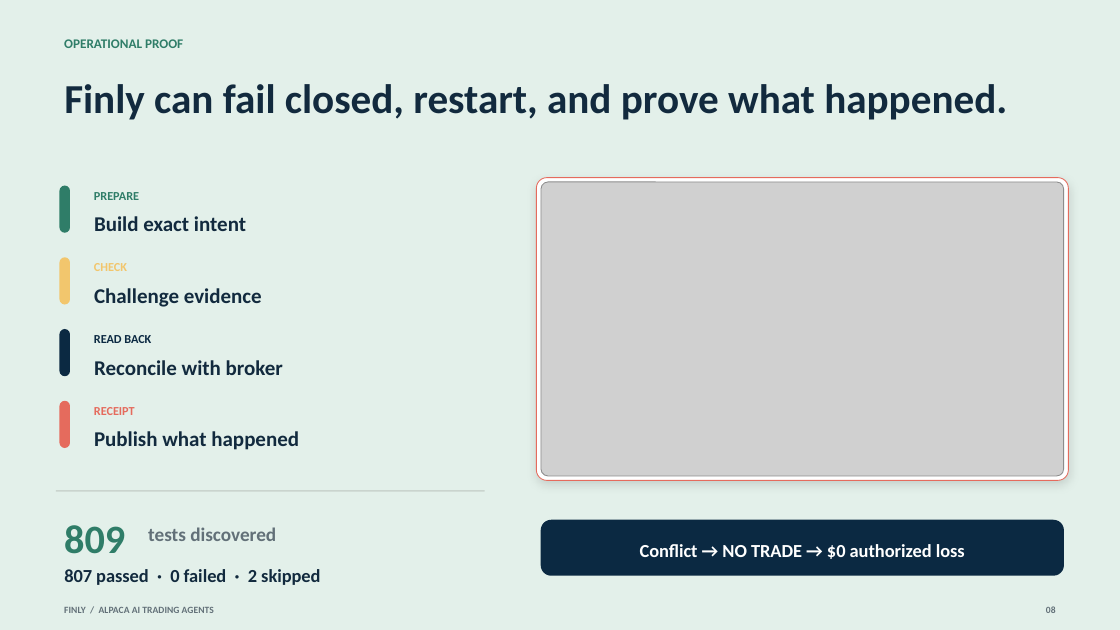
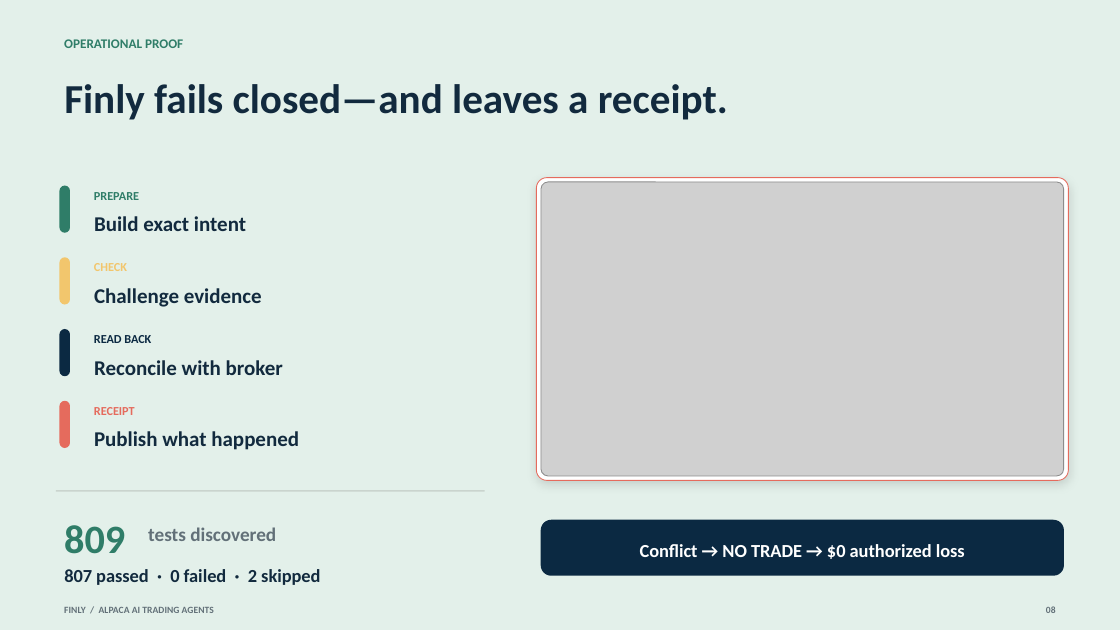
Before and after one commit to owlsowo/finly-bot, a slide deck: slide 8 of public/judge/Finly_Consulting_Deck.pptx. Drawn at 1120x630 pixels with LibreOffice and Linux fonts; fonts in the diff are those of the drawing; grey boxes stand for pictures. Boxes give left, top, right and bottom in pixels: in the first picture for what was removed or moved away, otherwise in the second. Text is boxed around its words. In the diff, an @@ line names an element or a change of style, - is before the commit and + after.

```diff
--- a/public/judge/Finly_Consulting_Deck.pptx
+++ b/public/judge/Finly_Consulting_Deck.pptx
@@ text at (64,84,728,120): text changed @@
-Finly can fail closed, restart, and prove what happened.
+Finly fails closed—and leaves a receipt.
```
Also in this commit, not shown: 6 other slides changed, 18 other files.
